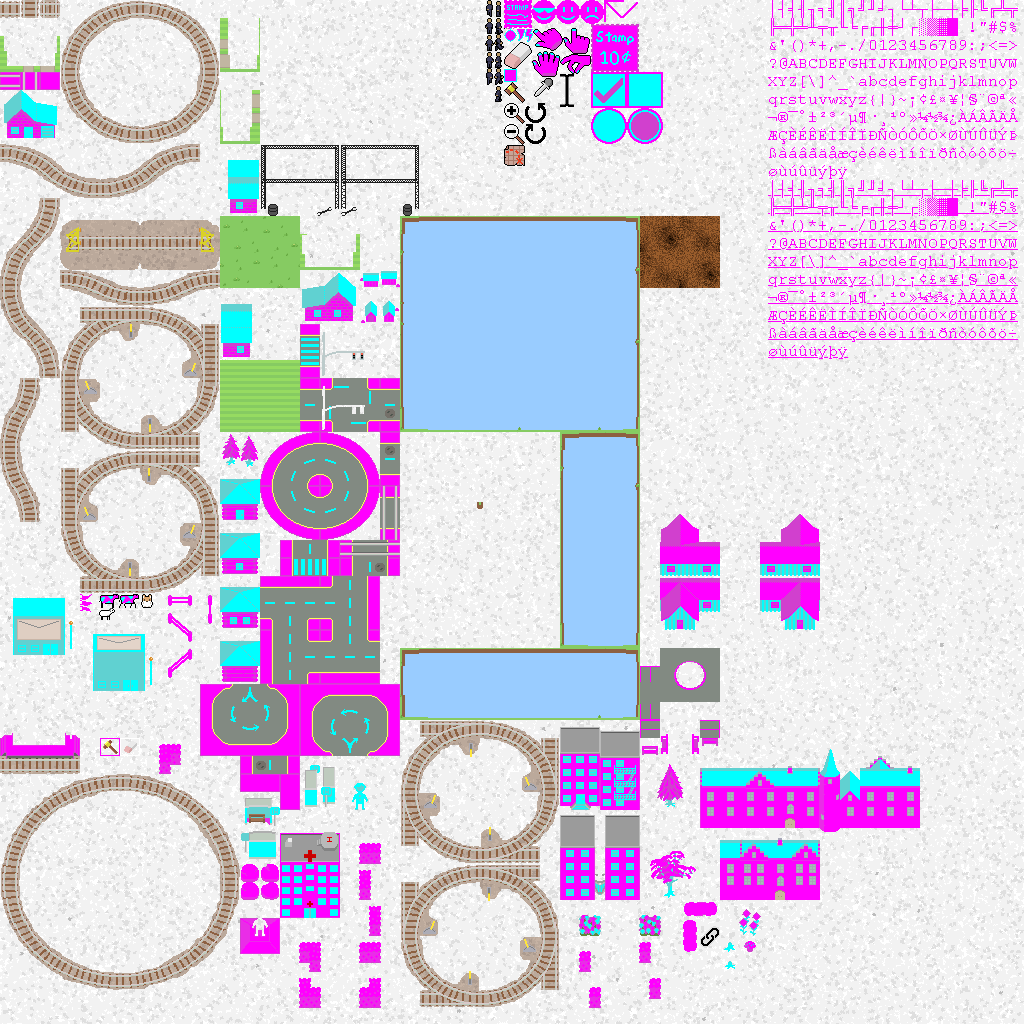
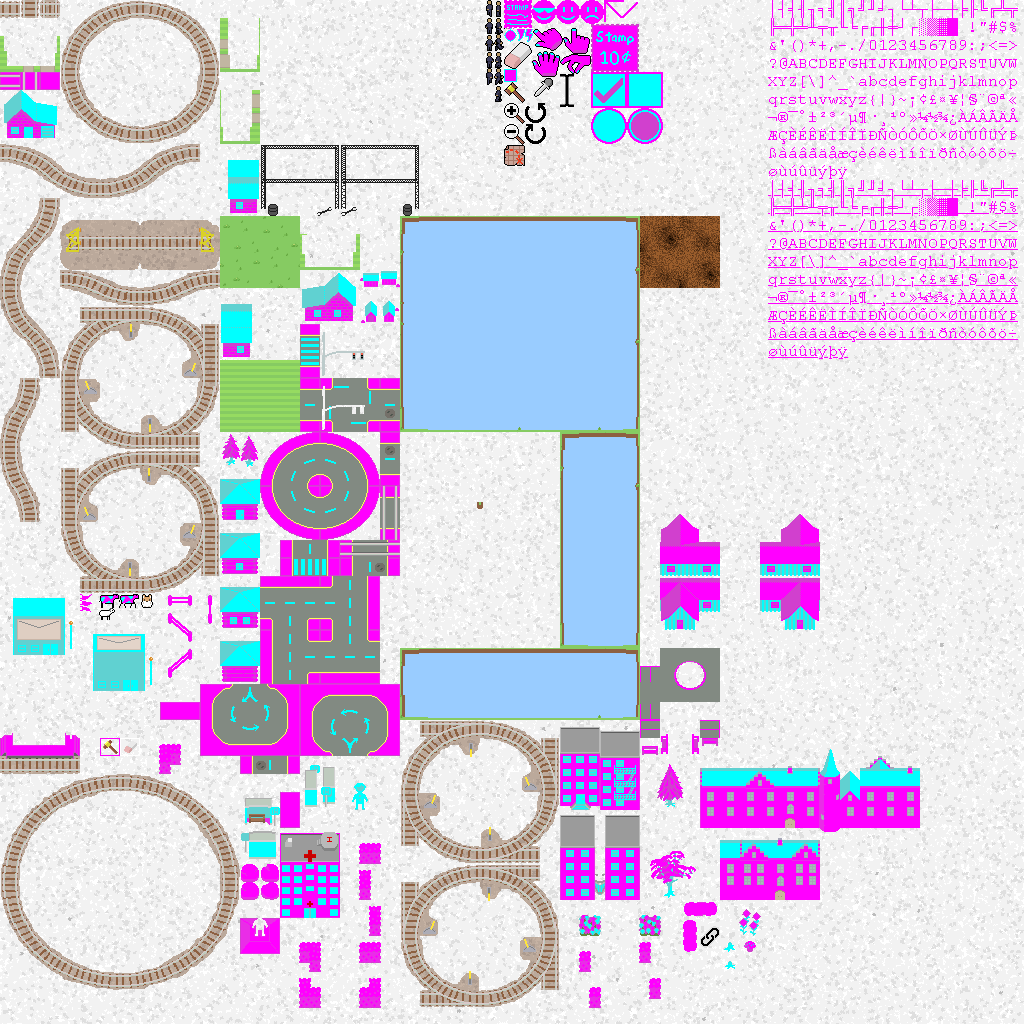
Before/after of a 1024x1024 layered artwork. What changed in the layer stack:
painted on "base.png copy" over [160, 702, 300, 828]
